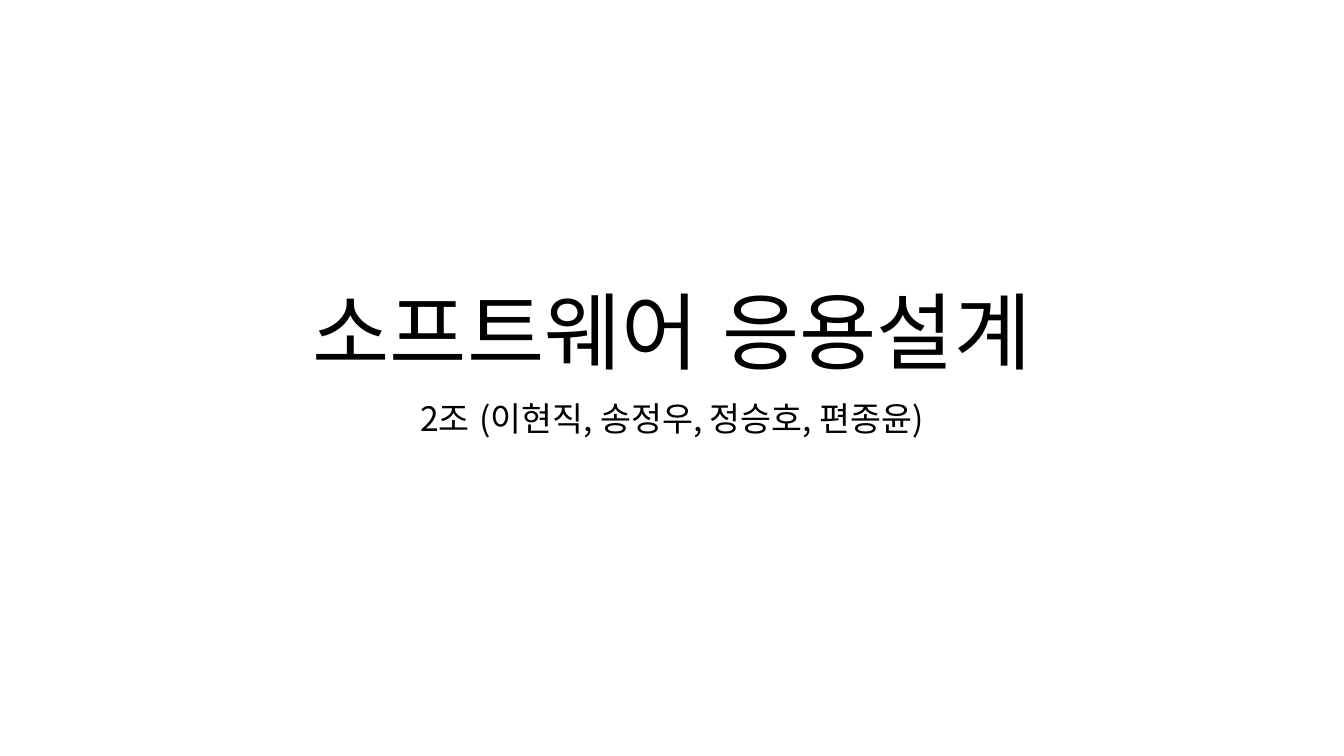
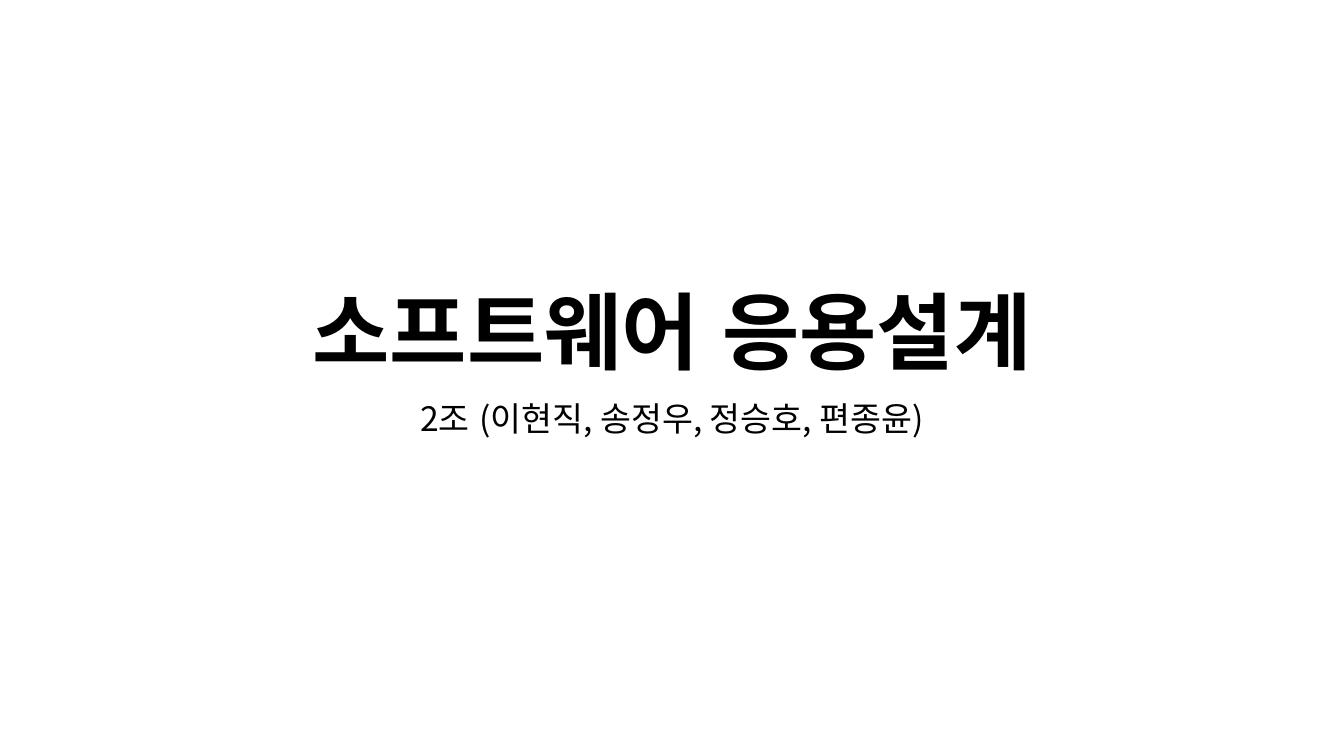
Before and after one commit to TUK-pedestrianSafety/document, a slide deck: slide 1 of ppt/소프트웨어 응용설계 발표자료.pptx. Drawn at 1344x756 pixels with LibreOffice and Linux fonts; fonts in the diff are those of the drawing. Boxes give left, top, right and bottom in pixels: in the first picture for what was removed or moved away, otherwise in the second. Text is boxed around its words. In the diff, an @@ line names an element or a change of style, - is before the commit and + after.

```diff
--- a/ppt/소프트웨어 응용설계 발표자료.pptx
+++ b/ppt/소프트웨어 응용설계 발표자료.pptx
@@ title "소프트웨어 응용설계" at (312, 292, 1031, 371): bold on @@
```
Also in this commit, not shown: 8 other slides changed, 1 other file.
